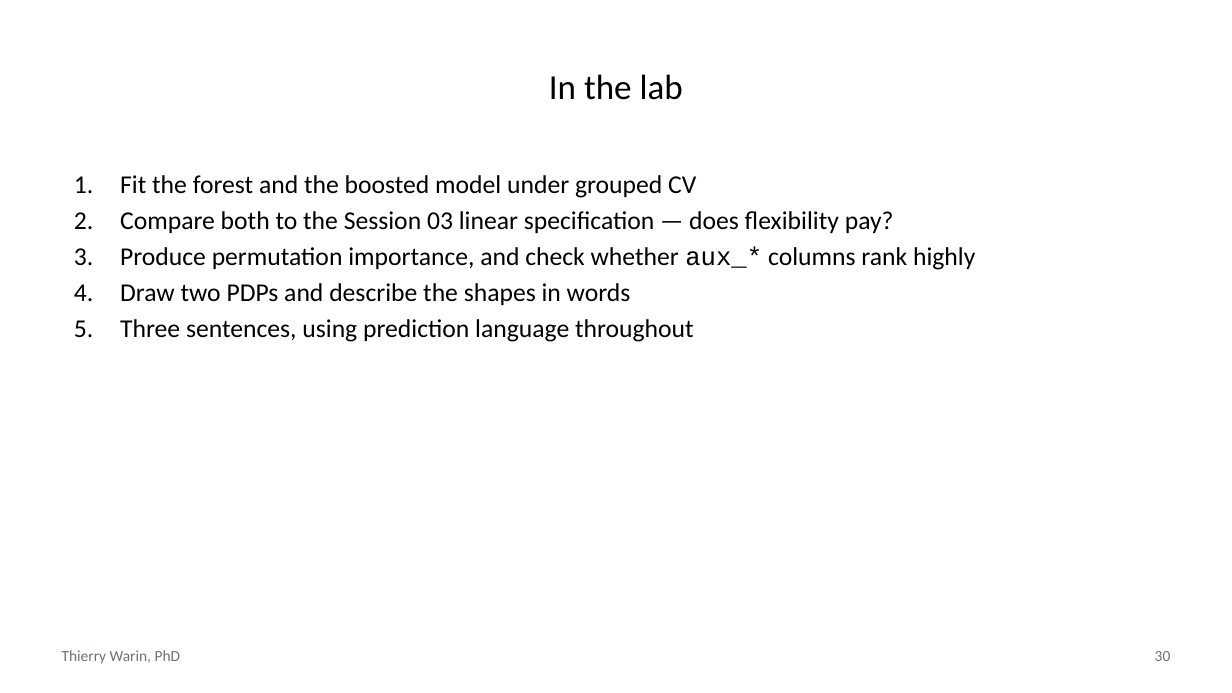
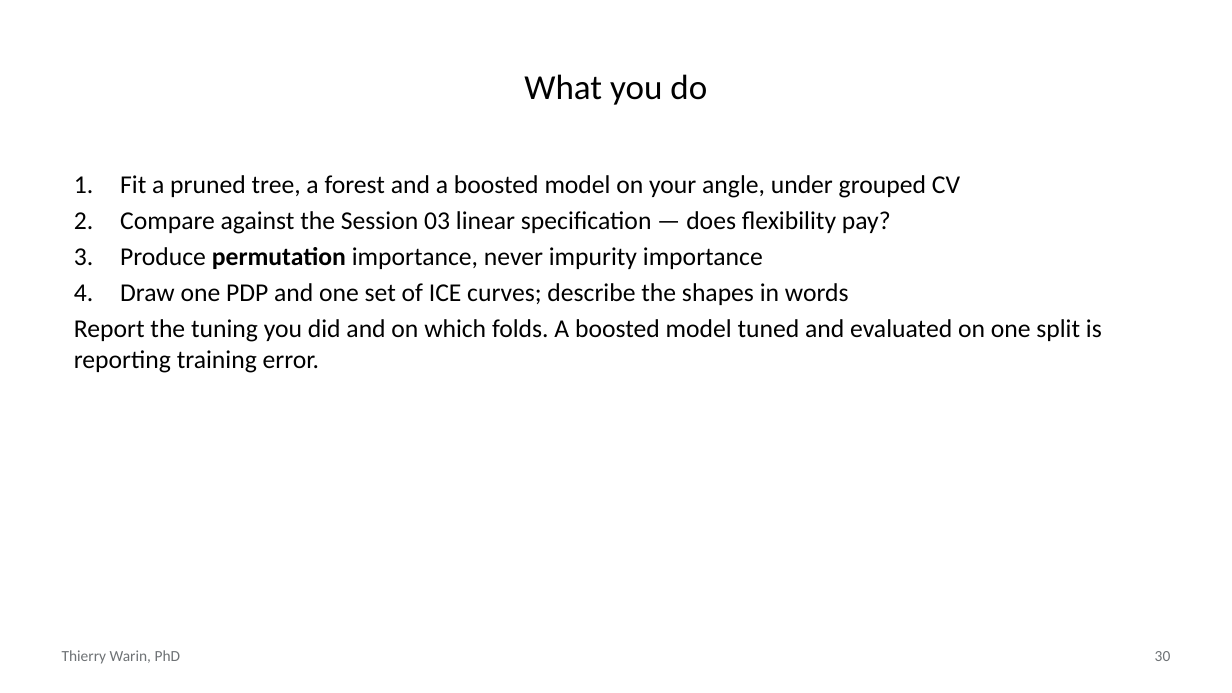
Before and after one commit to warint/quantitative-methods, a slide deck: slide 30 of 07-trees-forests-boosting/slides.pptx. Drawn at 1232x693 pixels with LibreOffice and Linux fonts; fonts in the diff are those of the drawing. Boxes give left, top, right and bottom in pixels: in the first picture for what was removed or moved away, otherwise in the second. Text is boxed around its words. In the diff, an @@ line names an element or a change of style, - is before the commit and + after.

```diff
--- a/07-trees-forests-boosting/slides.pptx
+++ b/07-trees-forests-boosting/slides.pptx
@@ title at (524, 74, 707, 105): text changed @@
-In the lab
+What you do
@@ text at (74, 175, 1102, 373): text changed @@
-1. Fit the forest and the boosted model under grouped CV
-2. Compare both to the Session 03 linear specification — does flexibility pay?
-3. Produce permutation importance, and check whether aux_* columns rank highly
-4. Draw two PDPs and describe the shapes in words
-5. Three sentences, using prediction language throughout
+1. Fit a pruned tree, a forest and a boosted model on your angle, under grouped CV
+2. Compare against the Session 03 linear specification — does flexibility pay?
+3. Produce permutation importance, never impurity importance
+4. Draw one PDP and one set of ICE curves; describe the shapes in words
+Report the tuning you did and on which folds. A boosted model tuned and evaluated on one split is reporting training error.
```
Also in this commit, not shown: 7 other slides changed, 22 slides added, 21 slides removed, 3 other files.
